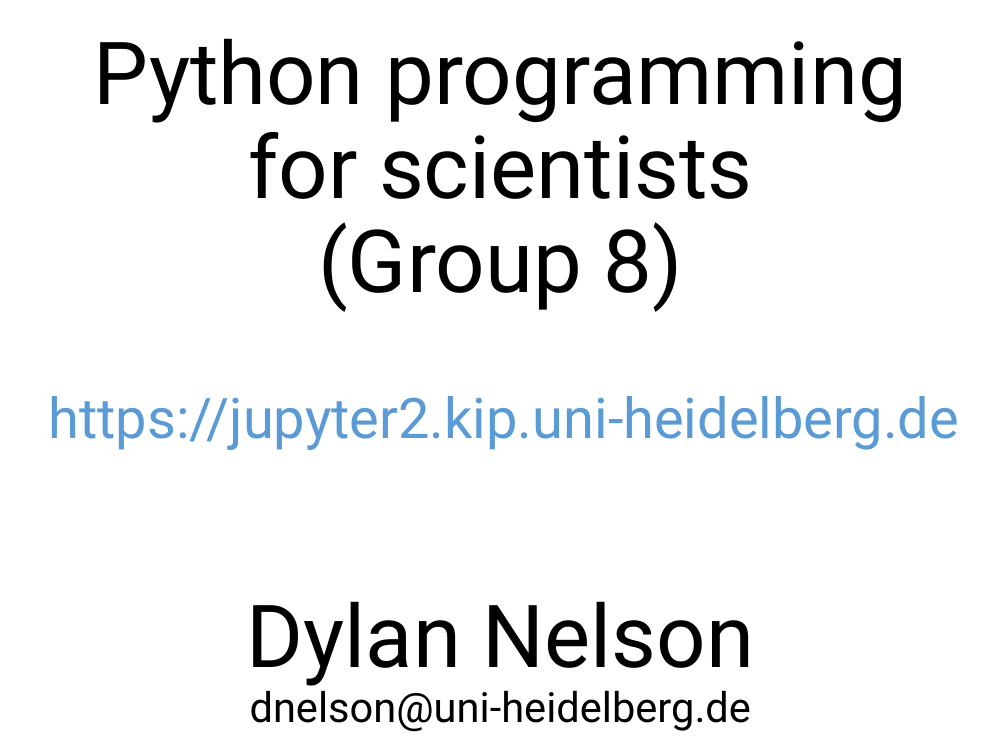
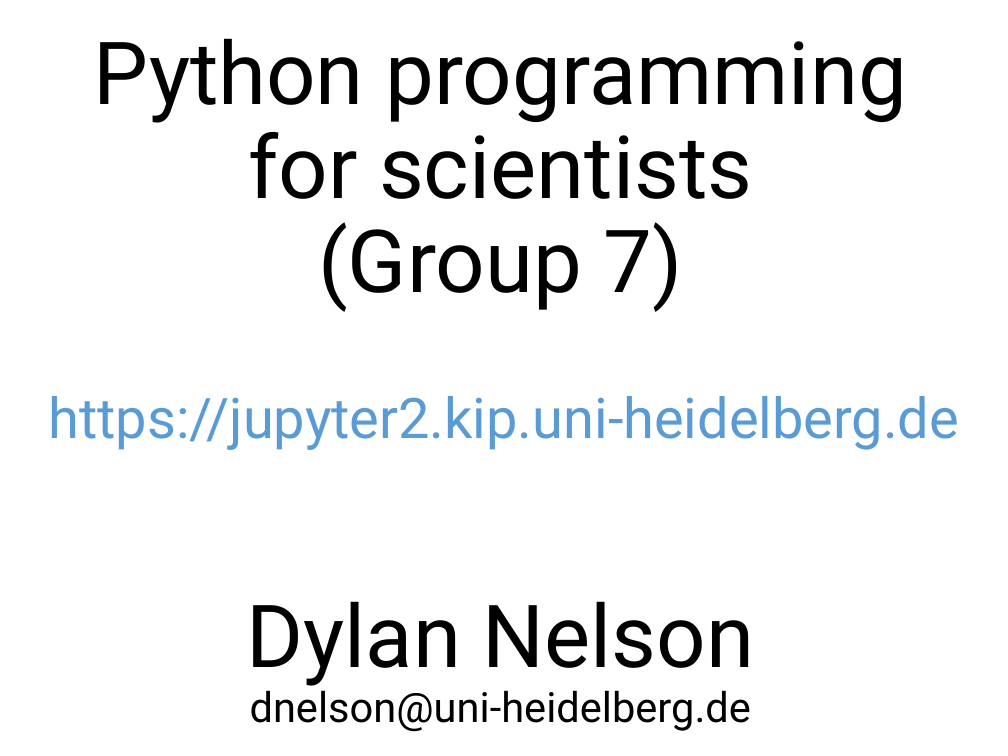
Before and after one commit to nelson-group/pycourse, a slide deck: slide 1 of intro.pptx. Drawn at 1008x756 pixels with LibreOffice and Linux fonts; fonts in the diff are those of the drawing. Boxes give left, top, right and bottom in pixels: in the first picture for what was removed or moved away, otherwise in the second. Text is boxed around its words. In the diff, an @@ line names an element or a change of style, - is before the commit and + after.

```diff
--- a/intro.pptx
+++ b/intro.pptx
@@ title at [94,38,907,732]: text changed @@
-Python programming for scientists
-(Group 8)
-Dylan Nelson
-dnelson@uni-heidelberg.de
+Python programming for scientists
+(Group 7)
+Dylan Nelson
+dnelson@uni-heidelberg.de
```
Also in this commit, not shown: 1 other slide changed, 1 other file.
